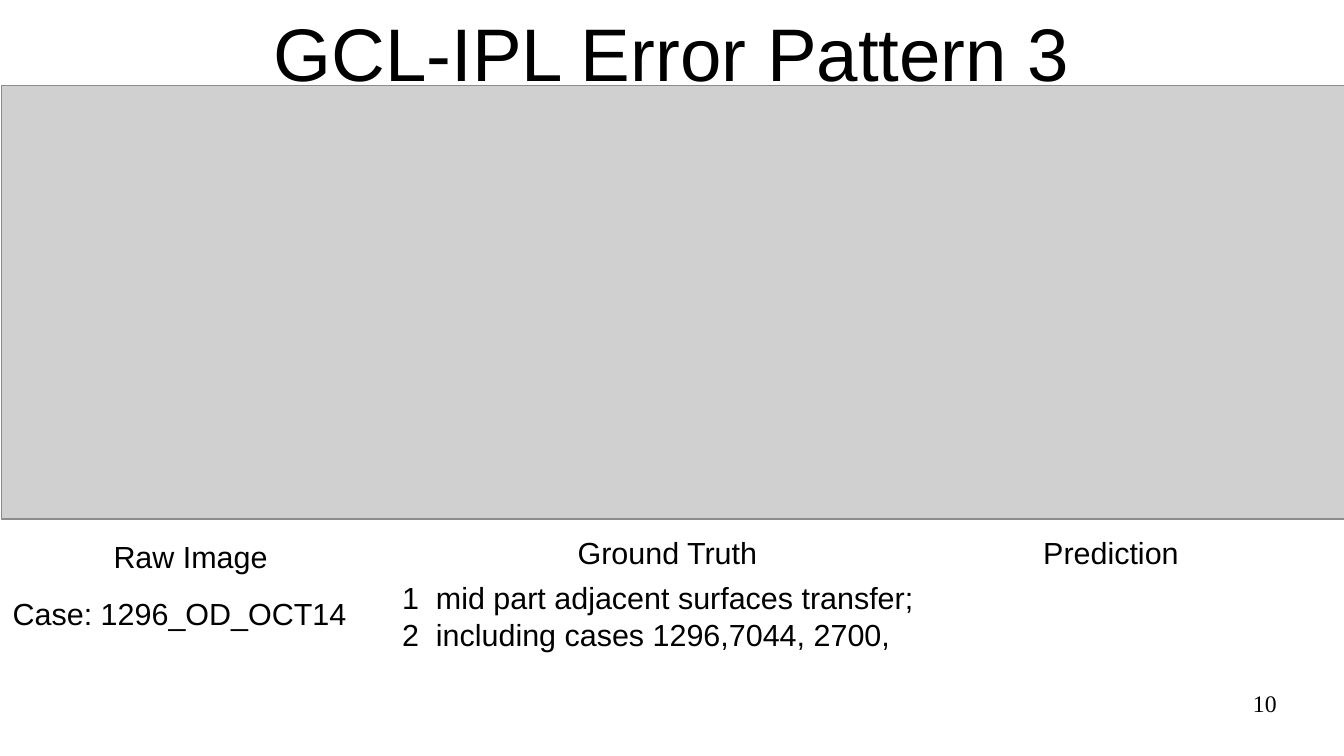
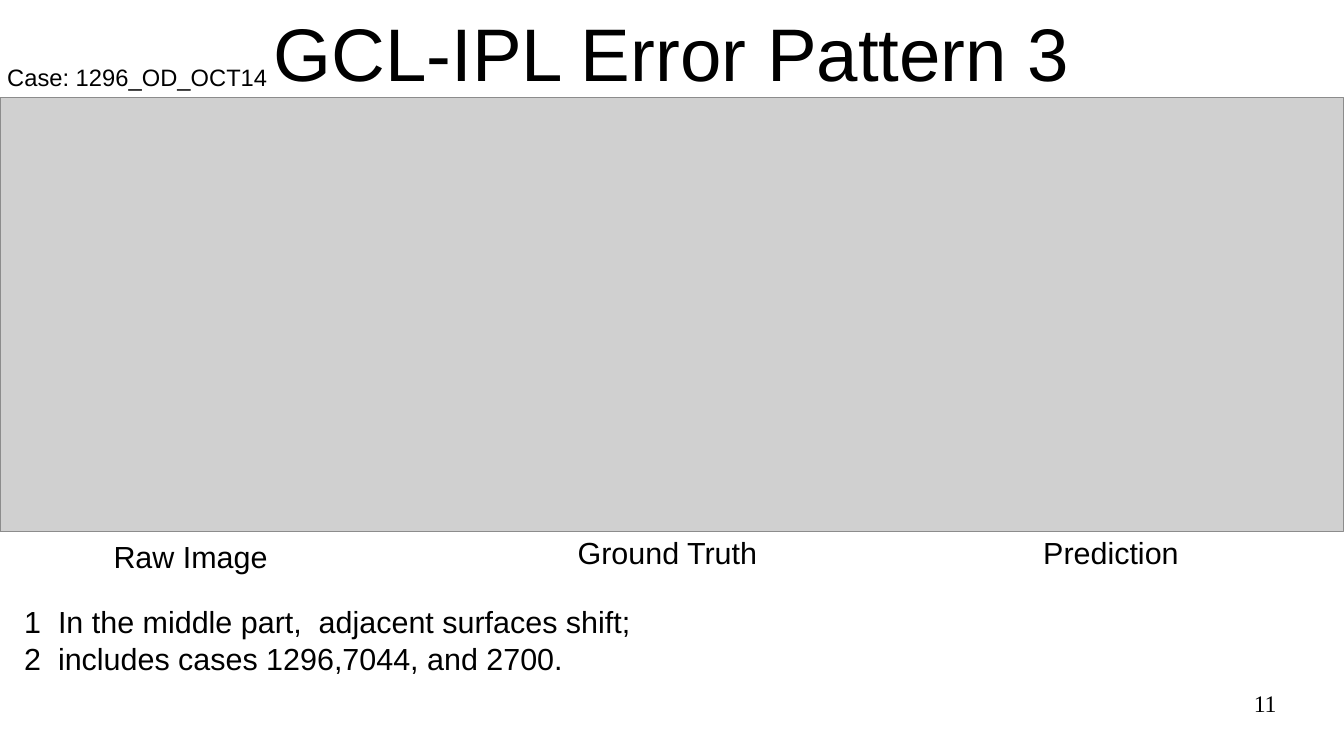
Before and after one commit to Hui-Xie/OvarianCancer, a slide deck: slide 11 of OCTMultiSurfaces/testConfig/expTongren_10Surfaces_allGoodBscans_20200512/10SurfaceExperementReport_20200529.odp (slide 10 before the commit). Drawn at 1344x756 pixels with LibreOffice and Linux fonts; fonts in the diff are those of the drawing; grey boxes stand for pictures. Boxes give left, top, right and bottom in pixels: in the first picture for what was removed or moved away, otherwise in the second. Text is boxed around its words. In the diff, an @@ line names an element or a change of style, - is before the commit and + after.

```diff
--- a/OCTMultiSurfaces/testConfig/expTongren_10Surfaces_allGoodBscans_20200512/10SurfaceExperementReport_20200529.odp
+++ b/OCTMultiSurfaces/testConfig/expTongren_10Surfaces_allGoodBscans_20200512/10SurfaceExperementReport_20200529.odp
@@ text "Case: 1296_OD_OCT14": place and size @@
-text "Case: 1296_OD_OCT14" at box(13, 603, 346, 631)
+text "Case: 1296_OD_OCT14" at box(7, 69, 267, 91)
@@ text "Case: 1296_OD_OCT14" at box(7, 69, 267, 91): size 18 to 14 pt @@
@@ picture: place and size @@
-picture at box(1, 85, 1344, 520)
+picture at box(0, 98, 1344, 532)
@@ text at box(24, 611, 630, 674): text changed @@
-1 mid part adjacent surfaces transfer;
-2 including cases 1296,7044, 2700,
+1 In the middle part, adjacent surfaces shift;
+2 includes cases 1296,7044, and 2700.
@@ page number at box(1254, 696, 1277, 712): text changed @@
-10
+11
```
Also in this commit, not shown: 8 other slides changed, 2 slides added, 1 slide removed, 2 other files.
